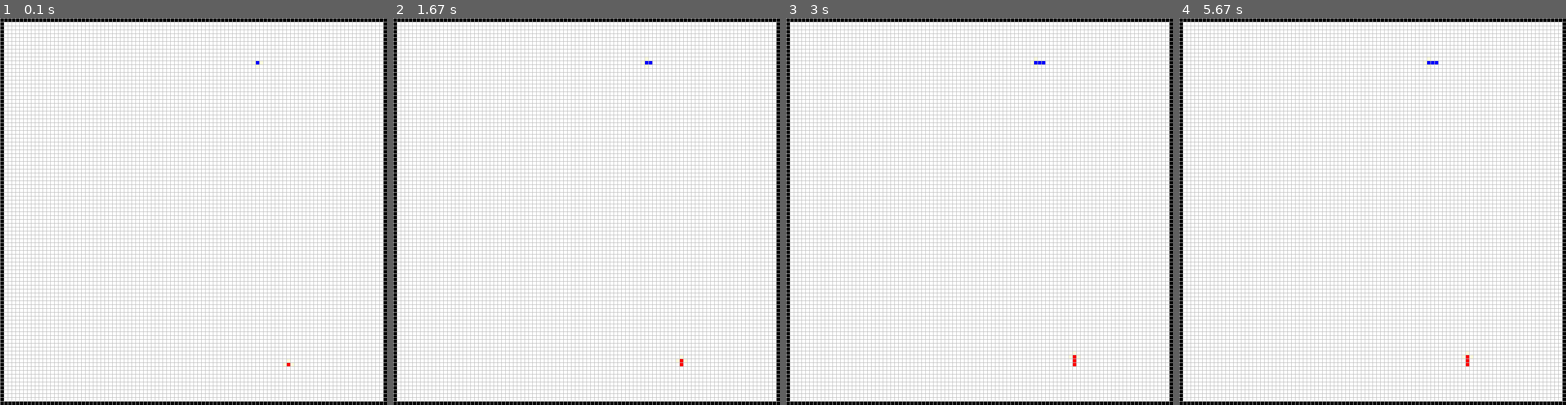
Above: before the commit, frames 1-4 (left to right).
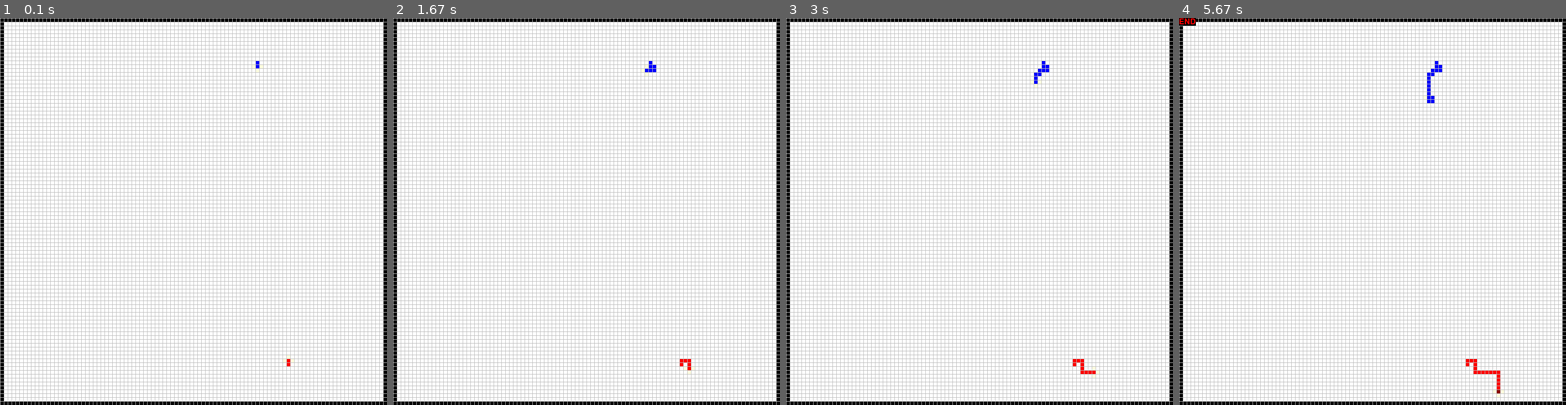
Above: after the commit, the same moments.

Repository: skulumani/tron
Game: pygame game, started from interface.py
Two runs of this game, one before a commit and one after it. Both use one fixed random seed, a clock stepped at 60 frames per second and the inputs below.
Inputs:
- Up to frame 1 (0.1 s): no input
- Up to frame 2 (1.67 s): hold P 0.33-0.8 s; hold Right 0.33-0.8 s; hold Up from 1.37 s (still down)
- Up to frame 3 (3 s): release Up at 2.1 s
- Up to frame 4 (5.67 s): tap Enter at 4.93 s

The runs differ from the first frame. In frame 1, less than 0.1% of the frame differs, in the area x 65-76%, y 11-90%; in frame 2, 0.1%; in frame 3, 0.2%; in frame 4, 0.4%, in the area x 0-84%, y 0-98%.

Commit message:
End game detection bugs still exist
with n > 2 players game should only end when a single player remains in
Status.VALID. All other players will have a non-zero status and should
not move regardless of actions (can even stop computing actions for
non-valid players).

Diff:
--- a/interface.py
+++ b/interface.py
@@ -148,11 +148,13 @@
                 elif event.key in (pygame.K_LEFT,):
                     action = tron.Turn.LEFT_90
                 elif event.key in (pygame.K_UP,):
-
                     action = tron.Turn.STRAIGHT
                 elif event.key in (pygame.K_r,):
                     # reset game
                     self._reset()
+                elif event.key in (pygame.K_p,):
+                    # print complete game state
+                    pass
 
         # first action is human - rest are AI
         # TODO - generalize to allow user functional input for agent
@@ -216,6 +218,6 @@
 
     # TODO validate number of agents = players - human players
     args = parser.parse_args()
-
-    ui = UserInterface(size=args.size, num_players=args.num_players, record=args.record)
+    ui = UserInterface(size=args.size, num_players=args.num_players, record=args.record,
+                       human=args.interactive)
     ui.run()
--- a/tron.py
+++ b/tron.py
@@ -230,6 +230,7 @@
         done = False
         status = [Status.VALID for ii in range(self.num_players)]
 
+        # TODO: Fix logic for ending game with n > 2 players
         # players are valid - move them first
         for player, action in zip(self.players, actions):
             if player.status == Status.VALID:
@@ -249,7 +250,8 @@
 
         # update player status
         for s,p in zip(status, self.players):
-            p.status = s
+            if s != Status.VALID:
+                p.status = s
 
         # done only when single player is remaining - when not singleplayer
         status_array = np.array(status)
